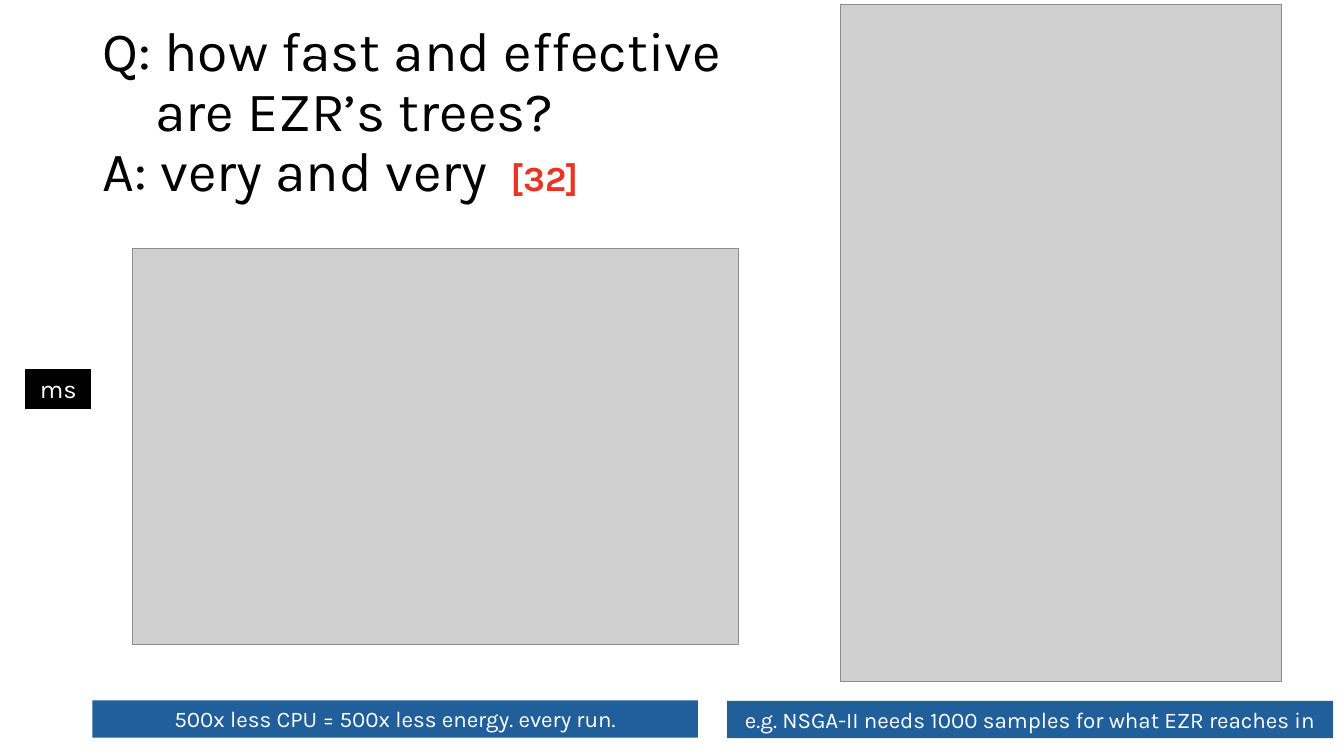
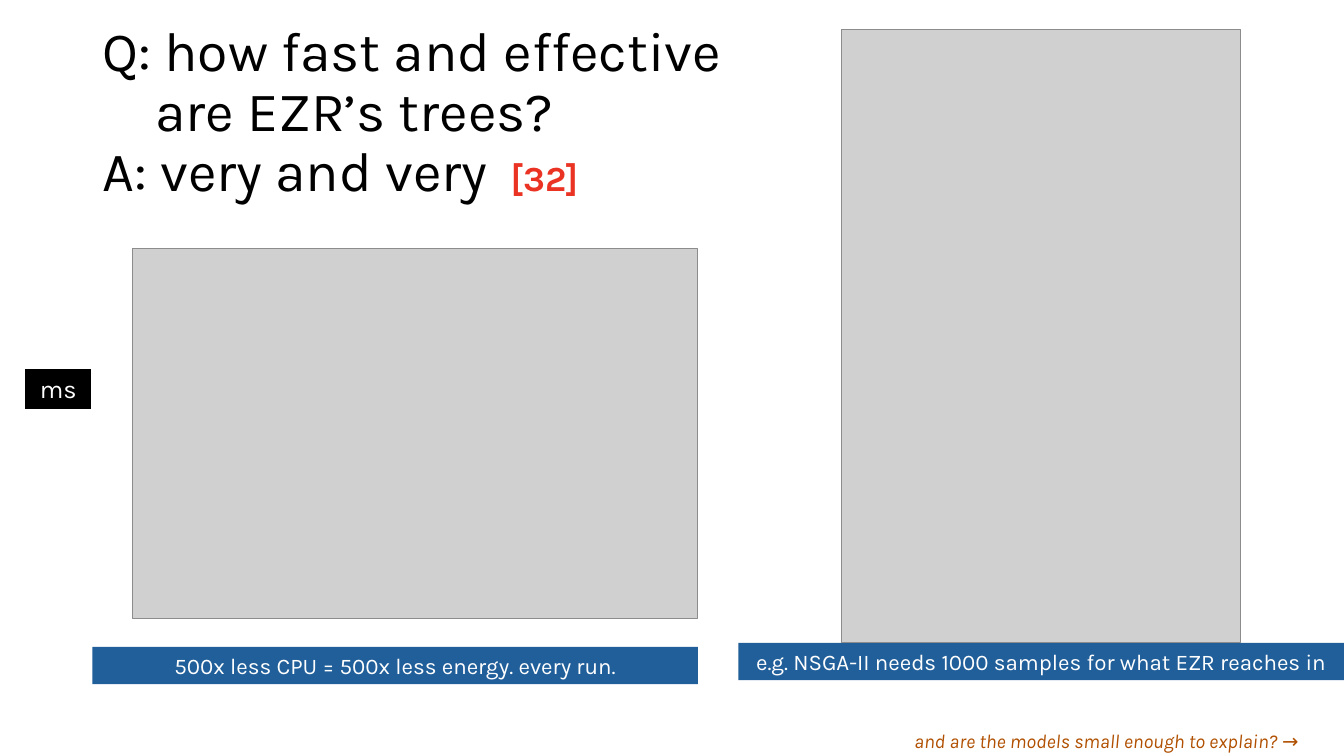
Before and after one commit to timm/fyi, a slide deck: slide 16 of 26less.pptx (slide 20 before the commit). Drawn at 1344x756 pixels with LibreOffice and Linux fonts; fonts in the diff are those of the drawing; grey boxes stand for pictures; background and template pictures are left out. Boxes give left, top, right and bottom in pixels: in the first picture for what was removed or moved away, otherwise in the second. Text is boxed around its words. In the diff, an @@ line names an element or a change of style, - is before the commit and + after.

```diff
--- a/26less.pptx
+++ b/26less.pptx
@@ picture: place and size @@
-picture at box(841, 5, 1282, 683)
+picture at box(842, 29, 1242, 643)
@@ rectangle removed at box(1045, 0, 1344, 232) @@
@@ picture: place and size @@
-picture at box(133, 248, 739, 644)
+picture at box(133, 248, 699, 618)
@@ rectangle "500x less CPU = 500x ...": place and size @@
-rectangle "500x less CPU = 500x ..." at box(93, 701, 699, 738)
+rectangle "500x less CPU = 500x ..." at box(93, 647, 699, 685)
@@ rectangle "e.g. NSGA-II needs 1000 samples ...": place and size @@
-rectangle "e.g. NSGA-II needs 1000 samples ..." at box(727, 701, 1333, 738)
+rectangle "e.g. NSGA-II needs 1000 samples ..." at box(738, 643, 1344, 681)
@@ page number removed at box(93, 696, 395, 736) @@
-20
@@ text added at box(914, 734, 1277, 753), 14 pt, text #B05000, italic @@
+and are the models small enough to explain? →
```
Also in this commit, not shown: 28 other slides changed, 6 slides removed, 1 other file.
